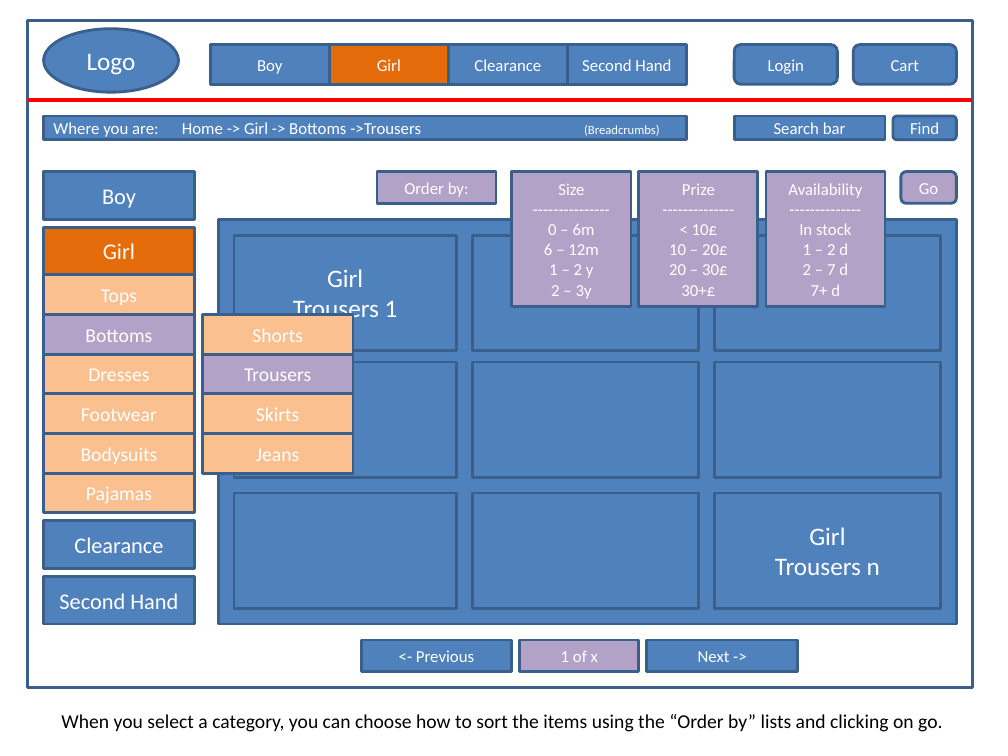
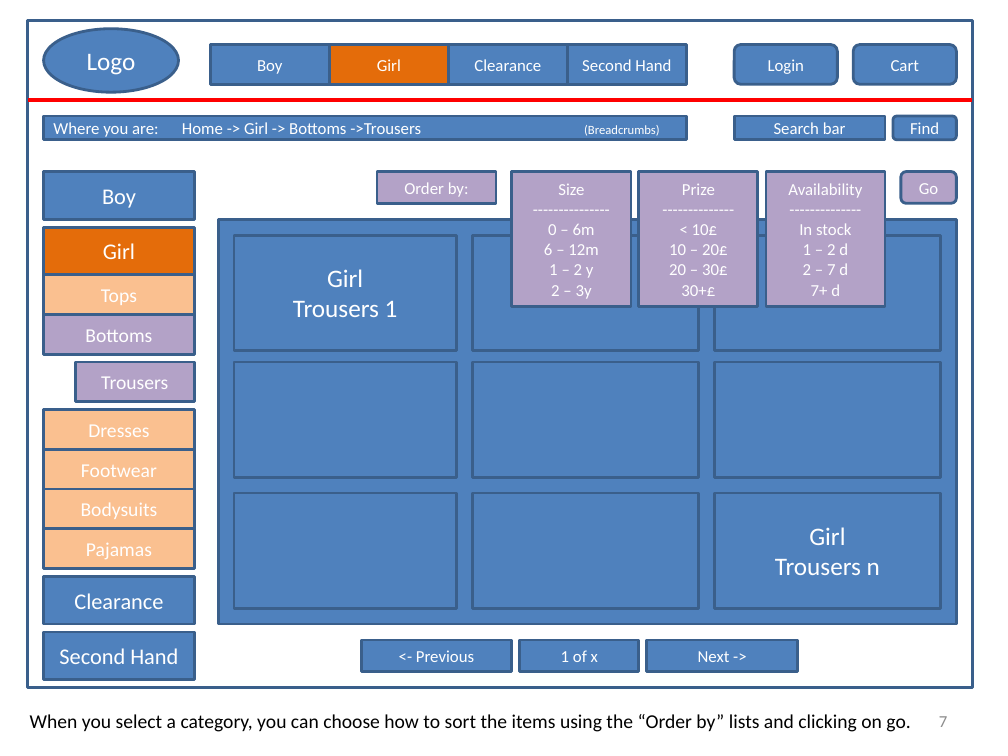
Before and after one commit to joanawelti/Human-Computer-Interaction-Project-AGIJ, a slide deck: slide 7 of Prototype/HCI_Prototype_2.pptx (slide 5 before the commit). Drawn at 1008x756 pixels with LibreOffice and Linux fonts; fonts in the diff are those of the drawing. Boxes give left, top, right and bottom in pixels: in the first picture for what was removed or moved away, otherwise in the second. Text is boxed around its words. In the diff, an @@ line names an element or a change of style, - is before the commit and + after.

```diff
--- a/Prototype/HCI_Prototype_2.pptx
+++ b/Prototype/HCI_Prototype_2.pptx
@@ rectangle removed at box(203, 314, 354, 354) @@
-Shorts
@@ rectangle "Trousers": place and size @@
-rectangle "Trousers" at box(203, 354, 354, 393)
+rectangle "Trousers" at box(76, 362, 195, 401)
@@ rectangle removed at box(203, 394, 354, 433) @@
-Skirts
@@ rectangle removed at box(203, 433, 354, 473) @@
-Jeans
@@ 6 rectangles: place and size @@
-6 rectangles at box(43, 354, 195, 624)
+6 rectangles at box(43, 409, 195, 679)
@@ rectangle "1 of x" at box(520, 640, 639, 671): fill #B3A2C7 to #4F81BD @@
@@ text "When you select a category, ...": place and size @@
-text "When you select a category, ..." at box(61, 714, 942, 732)
+text "When you select a category, ..." at box(30, 714, 910, 732)
@@ page number added at box(939, 716, 947, 727), 12 pt, text #8C8C8C @@
+7
```
Also in this commit, not shown: 12 other slides changed, 2 slides added, 1 slide removed, 2 other files.
